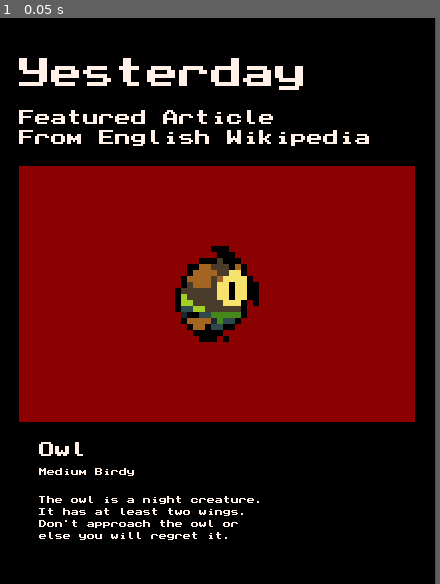
Above: before the commit, frame 1.
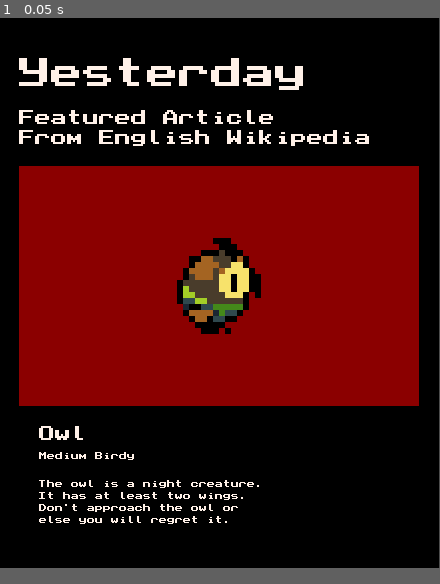
Above: after the commit, the same moment.

Repository: pilsef/drawing-nl
Game: Godot game, scene res://Root.tscn
Same seed, same stepped clock (60 frames per second), same inputs: the game is played once before the commit and once after it.
Inputs:
- Up to frame 1 (0.05 s): no input
In our replay, the window is 436x566 before the commit and 440x550 after it. These sizes can differ from the game's own. Grey fills any space a smaller window leaves; there, only what the larger window draws over its background counts as a difference.

The runs differ from the first frame. In frame 1, 6.7% of the frame differs, in the area x 4-100%, y 0-100%.

Commit message:
add fn for embedded

Diff:
--- a/fn/FnGu.gd
+++ b/fn/FnGu.gd
@@ -4,9 +4,26 @@
 
 func exec():
 
-	return
+	var rq_owl = tex(load("res://tex/owl.png"))
 
+	return embedded_abs(Color.AQUA, Vector2(100,100), rq_owl).exec()
 
+static func embedded_abs(color:Color, size:Vector2, rq_gu:Fn = null):
+	var rq_embedded = FnGuEmbedded.new()
+	rq_embedded.color = color
+	rq_embedded.size = size
+	rq_embedded.rq_gu = rq_gu
+	return rq_embedded
+
+static func embedded_rel(
+	color:Color, pad_l, pad_r, pad_t, pad_b, rq_gu:Fn = null
+):
+	return decorated(
+		[
+			padded(pad_l, pad_r, pad_t, pad_b),
+			backgrounded(color)
+		], rq_gu
+	)
 
 # top to bottom
 static func decorated(arr_rq_hierarchy:Array[Fn], rq_gu:Fn = null):
--- /dev/null
+++ b/fn/FnGuEmbedded.gd
@@ -0,0 +1,22 @@
+extends Fn
+
+class_name FnGuEmbedded
+
+@export var size = Vector2(100,100)
+@export var color = Color.DARK_RED
+@export var rq_gu: Fn
+
+func exec():
+	var rq_box = FnGuFromColor.new()
+	rq_box.color = color
+	rq_box.size = size
+
+	var rq_chain = FnGuChain.new()
+	rq_chain.pos_next_rel = Pos.MIDDLE
+	rq_chain.dir_next = Dir.NONE
+
+	#rq_chain.arr_rq_gu = [rq_box, rq_gu]
+	rq_chain.arr_rq_gu.append(rq_box)
+	rq_chain.arr_rq_gu.append(rq_gu)
+
+	return rq_chain.exec()
--- a/fn/examples/FnGuWikiPage.gd
+++ b/fn/examples/FnGuWikiPage.gd
@@ -24,11 +24,11 @@
 		], Pos.BOTTOM_LEFT, Dir.DOWN_RIGHT
 	)
 
-	var rq_pufferfish_photo = decorated(
+	var rq_photo = decorated(
 		[
 			scaled(6),
-			padded(150, 150, 80, 80),
-			backgrounded(Color.DARK_RED)
+			#padded(150, 150, 80, 80),
+			embedded_abs(Color.DARK_RED, Vector2(400, 240))
 		], tex(tex_img)
 	)
 
@@ -49,15 +49,10 @@
 		[
 			top_block,
 			space_v(20),
-			rq_pufferfish_photo,
+			rq_photo,
 			space_v(20),
 			padded(20, 0, 0, 0, rq_description)
 		], Pos.BOTTOM_LEFT, Dir.DOWN_RIGHT
 	)
 
-	return decorated(
-		[
-			padded(20, 20, 40, 40),
-			backgrounded(Color.BLACK)
-		], rq_content
-	).exec()
+	return embedded_rel(Color.BLACK, 20, 20, 40, 40, rq_content).exec()
--- a/windo_test.tres
+++ b/windo_test.tres
@@ -1,13 +1,11 @@
-[gd_resource type="Resource" script_class="Windo" load_steps=5 format=3 uid="uid://dwml170ghlyxm"]
+[gd_resource type="Resource" script_class="Windo" load_steps=4 format=3 uid="uid://dwml170ghlyxm"]
 
-[ext_resource type="Resource" uid="uid://ohhyy4e0uq5a" path="res://rq/rq_gu_padded_test.tres" id="1_jn841"]
+[ext_resource type="Script" path="res://fn/FnGu.gd" id="1_dm3tq"]
 [ext_resource type="Script" path="res://Windo.gd" id="1_wwyl7"]
-[ext_resource type="Script" path="res://fn/FnGuVisFromRq.gd" id="2_wcstt"]
 
-[sub_resource type="Resource" id="Resource_3pum3"]
-script = ExtResource("2_wcstt")
-rq = ExtResource("1_jn841")
+[sub_resource type="Resource" id="Resource_kje2y"]
+script = ExtResource("1_dm3tq")
 
 [resource]
 script = ExtResource("1_wwyl7")
-rq_gu = SubResource("Resource_3pum3")
+rq_gu = SubResource("Resource_kje2y")
